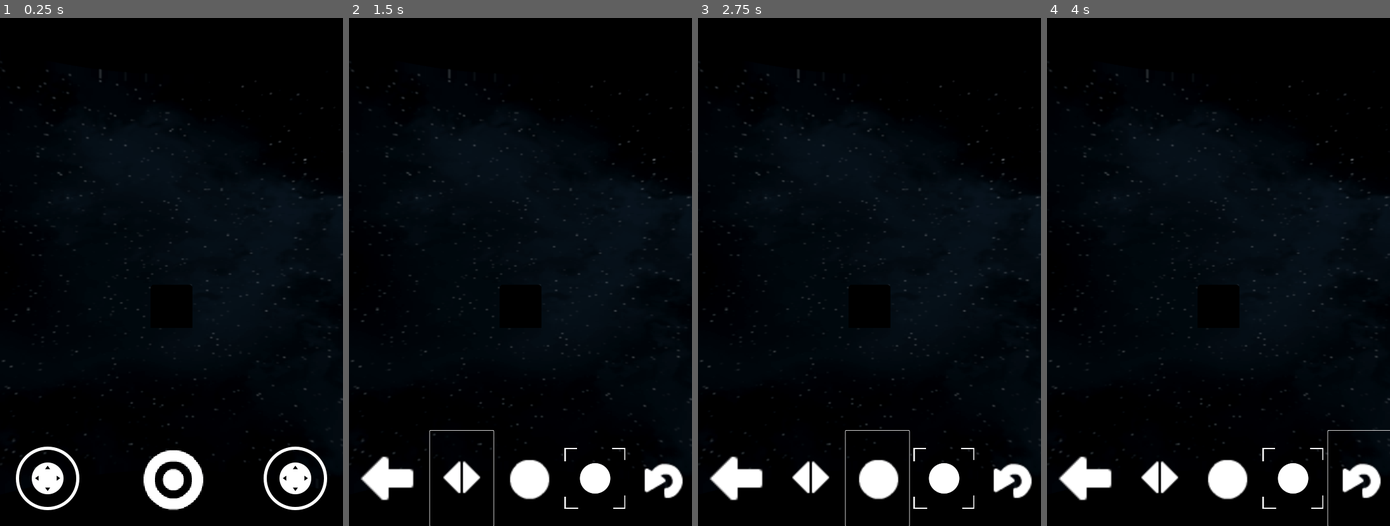
Above: before the commit, frames 1-4 (left to right).
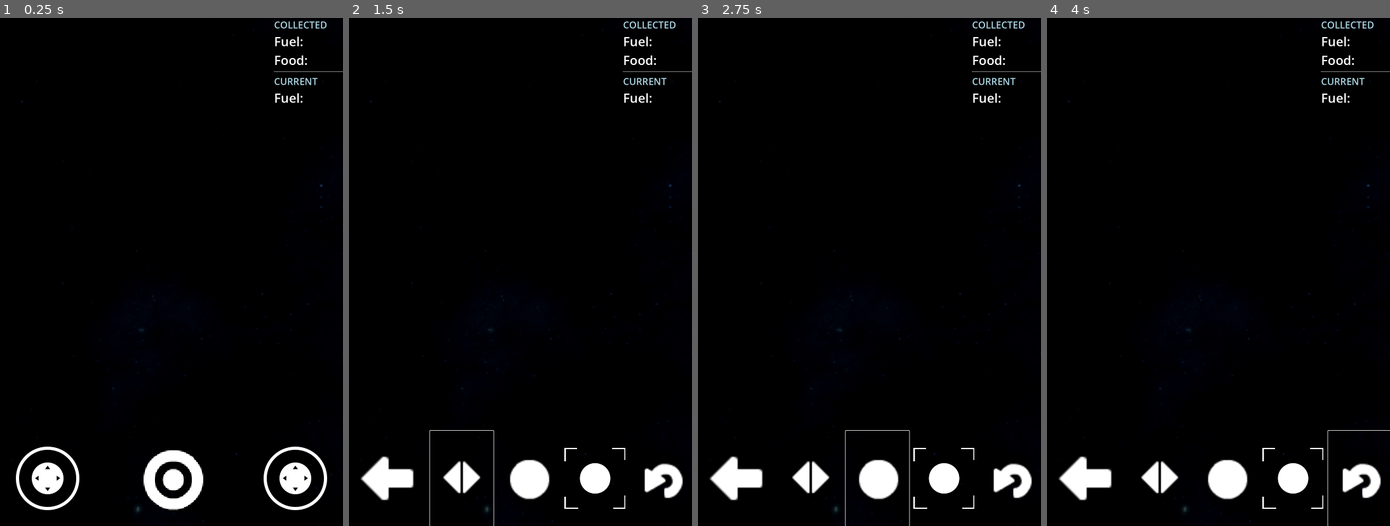
Above: after the commit, the same moments.

Repository: francosorbello/the-deep-end
Game: Godot game, scene res://main.tscn
The game is run twice, just before and just after one commit, with the same random seed, the same clock (stepped at 60 frames per second) and the same inputs.
Inputs (mouse positions are in pixels of both pictures, inside the frame that each line leads up to):
- Up to frame 1 (0.25 s): no input
- Up to frame 2 (1.5 s): click (520, 480) at 0.5 s; click (462, 480) at 1.25 s
- Up to frame 3 (2.75 s): click (876, 480) at 2 s
- Up to frame 4 (4 s): click (1293, 480) at 2.75 s; click (1359, 480) at 3.5 s

The runs differ from the first frame. In frame 1, 3.4% of the frame differs, in the area x 0-100%, y 0-100%; in frame 2, 3.4%; in frame 3, 3.4%; in frame 4, 3.4%.
Error before the commit: Invalid operands 'Vector3' and 'float' in operator '+'. (res://player/states/move_state.gd:16)

Commit message:
multiple changes
- Added rigid body player
- added rock models
- added fuel and food to ui

Diff:
--- /dev/null
+++ b/interactable/interactable.gd
@@ -0,0 +1,9 @@
+extends Node
+
+func _ready() -> void:
+    add_to_group("interactable")
+    if not get_parent().has_method("interact"):
+        printerr("Interactable node must have an 'interact' method.")
+
+    if not get_parent().has_method("can_interact"):
+        printerr("Interactable node must have a 'can_interact' method.")
--- a/main.tscn
+++ b/main.tscn
@@ -1,11 +1,11 @@
 [gd_scene load_steps=7 format=3 uid="uid://6dfaax6b46w2"]
 
-[ext_resource type="Texture2D" uid="uid://cneq0phgrphf1" path="res://assets/skybox/cubemap.png" id="1_5tgkr"]
-[ext_resource type="PackedScene" uid="uid://fimeq6fhmxo6" path="res://player/player.tscn" id="2_8ivh7"]
+[ext_resource type="PackedScene" uid="uid://bpr7iidbnil28" path="res://player/rigid_player.tscn" id="1_06qhk"]
+[ext_resource type="Texture2D" uid="uid://cg4siv1tj7ay0" path="res://assets/panorama2.png" id="2_nyyny"]
 [ext_resource type="PackedScene" uid="uid://bjkgawg84pykg" path="res://ui/game_ui.tscn" id="3_swbsb"]
 
 [sub_resource type="PanoramaSkyMaterial" id="PanoramaSkyMaterial_aw77y"]
-panorama = ExtResource("1_5tgkr")
+panorama = ExtResource("2_nyyny")
 
 [sub_resource type="Sky" id="Sky_161e1"]
 sky_material = SubResource("PanoramaSkyMaterial_aw77y")
@@ -16,15 +16,18 @@
 
 [node name="main" type="Node3D"]
 
+[node name="RigidPlayer" parent="." node_paths=PackedStringArray("game_ui") instance=ExtResource("1_06qhk")]
+transform = Transform3D(1, 0, 0, 0, 1, 0, 0, 0, 1, 0, 0.509233, -1.42704)
+game_ui = NodePath("../GameUI")
+
+[node name="SpotLight3D" type="SpotLight3D" parent="RigidPlayer"]
+spot_range = 7.39707
+spot_angle = 30.8074
+
 [node name="WorldEnvironment" type="WorldEnvironment" parent="."]
 environment = SubResource("Environment_y0yi2")
 
-[node name="Player" parent="." node_paths=PackedStringArray("game_ui") instance=ExtResource("2_8ivh7")]
-game_ui = NodePath("../GameUI")
-
-[node name="Camera3D" type="Camera3D" parent="Player"]
-
 [node name="GameUI" parent="." instance=ExtResource("3_swbsb")]
 
-[node name="CSGBox3D" type="CSGBox3D" parent="."]
-transform = Transform3D(1, 0, 0, 0, 1, 0, 0, 0, 1, 0, 0, -8.46132)
+[node name="DirectionalLight3D" type="DirectionalLight3D" parent="."]
+transform = Transform3D(1, 0, 0, 0, 0.858566, 0.512702, 0, -0.512702, 0.858566, 0, 4.91951, 0)
--- /dev/null
+++ b/player/rigid_player.gd
@@ -0,0 +1,22 @@
+extends RigidBody3D
+var move_vector
+@export var speed : float = 5
+@export var game_ui : GameUI
+
+var rotate_joystick : VirtualJoystick
+
+func _ready() -> void:
+    $PlayerCamera.in_use = true
+    rotate_joystick = game_ui.get_rotate_joystick()
+
+func _process(_delta: float) -> void:
+    move_vector = Input.get_vector("ui_left", "ui_right", "ui_up", "ui_down")
+    var direction = ($PlayerCamera.transform.basis * Vector3(move_vector.x, 0, move_vector.y)).normalized()
+    if direction:
+        apply_force(Vector3(direction.x, 0, direction.z) * 5)
+
+    if Input.is_action_pressed("stop"):
+        apply_force(-linear_velocity * speed)
+
+    if rotate_joystick and rotate_joystick.is_pressed:
+        $PlayerCamera.rotate_y(-Vector2.RIGHT.dot(rotate_joystick.output) * _delta)
--- /dev/null
+++ b/player/rigid_player.tscn
@@ -0,0 +1,23 @@
+[gd_scene load_steps=5 format=3 uid="uid://bpr7iidbnil28"]
+
+[ext_resource type="Script" path="res://player/rigid_player.gd" id="1_ytnmq"]
+[ext_resource type="Script" path="res://player/player_camera.gd" id="2_i1rhi"]
+
+[sub_resource type="CapsuleShape3D" id="CapsuleShape3D_evud0"]
+
+[sub_resource type="SphereShape3D" id="SphereShape3D_t1lve"]
+radius = 3.74543
+
+[node name="RigidPlayer" type="RigidBody3D"]
+script = ExtResource("1_ytnmq")
+
+[node name="CollisionShape3D" type="CollisionShape3D" parent="."]
+shape = SubResource("CapsuleShape3D_evud0")
+
+[node name="PlayerCamera" type="Camera3D" parent="."]
+script = ExtResource("2_i1rhi")
+
+[node name="Area3D" type="Area3D" parent="."]
+
+[node name="CollisionShape3D" type="CollisionShape3D" parent="Area3D"]
+shape = SubResource("SphereShape3D_t1lve")
--- a/project.godot
+++ b/project.godot
@@ -29,9 +29,21 @@
 
 enabled=PackedStringArray("res://addons/anthonyec.camera_preview/plugin.cfg", "res://addons/ftr_tools/plugin.cfg", "res://addons/virtual_joystick/plugin.cfg")
 
+[input]
+
+stop={
+"deadzone": 0.5,
+"events": [Object(InputEventKey,"resource_local_to_scene":false,"resource_name":"","device":-1,"window_id":0,"alt_pressed":false,"shift_pressed":false,"ctrl_pressed":false,"meta_pressed":false,"pressed":false,"keycode":0,"physical_keycode":32,"key_label":0,"unicode":32,"location":0,"echo":false,"script":null)
+]
+}
+
 [input_devices]
 
 pointing/emulate_touch_from_mouse=true
+
+[physics]
+
+3d/default_gravity=0.0
 
 [rendering]
 
--- /dev/null
+++ b/spaceship/spaceship_data.gd
@@ -0,0 +1,5 @@
+extends Resource
+class_name SpaceshipData
+
+@export var fuel_required : float = 1000
+@export var food_required : float = 1000
--- a/ui/game_ui.tscn
+++ b/ui/game_ui.tscn
@@ -1,8 +1,9 @@
-[gd_scene load_steps=10 format=3 uid="uid://bjkgawg84pykg"]
+[gd_scene load_steps=11 format=3 uid="uid://bjkgawg84pykg"]
 
 [ext_resource type="PackedScene" uid="uid://dmr0fcamx7t56" path="res://addons/virtual_joystick/virtual_joystick_scene.tscn" id="1_1ceqg"]
 [ext_resource type="Script" path="res://ui/game_ui.gd" id="1_jkh7s"]
 [ext_resource type="PackedScene" uid="uid://ctl5bt8juinnq" path="res://ui/global_event_button.tscn" id="1_yrv52"]
+[ext_resource type="PackedScene" uid="uid://bvhm4flqxhlho" path="res://ui/resource_ui.tscn" id="2_2jvwp"]
 [ext_resource type="Texture2D" uid="uid://cpti3c1q6nhpc" path="res://assets/icons/target.png" id="2_wiw33"]
 [ext_resource type="PackedScene" uid="uid://bc6jcxd0jhtlk" path="res://ui/camera_type_button.tscn" id="5_44c6v"]
 [ext_resource type="Texture2D" uid="uid://dxvl2yqvg1lc" path="res://assets/icons/arrowLeft.png" id="5_bxnir"]
@@ -18,6 +19,9 @@
 grow_horizontal = 2
 grow_vertical = 2
 script = ExtResource("1_jkh7s")
+
+[node name="ResourceUI" parent="." instance=ExtResource("2_2jvwp")]
+layout_mode = 1
 
 [node name="MoveUI" type="Control" parent="."]
 layout_mode = 1
--- /dev/null
+++ b/ui/resource_ui.gd
@@ -0,0 +1,10 @@
+extends Control
+
+func update_fuel(value : float):
+    $Container/Fuel/Value.text = str(value)
+
+func update_food(value : float):
+    $Container/Food/Value.text = str(value)
+
+func update_current_fuel(value : float):
+    $Container/CurrentFuel/Value.text = str(value)
--- /dev/null
+++ b/ui/resource_ui.tscn
@@ -0,0 +1,88 @@
+[gd_scene load_steps=2 format=3 uid="uid://bvhm4flqxhlho"]
+
+[ext_resource type="Script" path="res://ui/resource_ui.gd" id="1_2ghv3"]
+
+[node name="ResourceUI" type="Control"]
+layout_mode = 3
+anchors_preset = 15
+anchor_right = 1.0
+anchor_bottom = 1.0
+grow_horizontal = 2
+grow_vertical = 2
+script = ExtResource("1_2ghv3")
+
+[node name="Container" type="VBoxContainer" parent="."]
+layout_mode = 1
+anchors_preset = -1
+anchor_left = 0.8
+anchor_right = 1.0
+anchor_bottom = 1.0
+offset_left = -1.0
+grow_horizontal = 0
+grow_vertical = 2
+
+[node name="CollectedLabel" type="RichTextLabel" parent="Container"]
+layout_mode = 2
+theme_override_font_sizes/normal_font_size = 30
+bbcode_enabled = true
+text = "[color=lightblue]COLLECTED[/color]"
+fit_content = true
+
+[node name="Fuel" type="HBoxContainer" parent="Container"]
+layout_mode = 2
+
+[node name="Label" type="RichTextLabel" parent="Container/Fuel"]
+custom_minimum_size = Vector2(100, 0)
+layout_mode = 2
+theme_override_font_sizes/normal_font_size = 40
+text = "Fuel:"
+fit_content = true
+
+[node name="Value" type="RichTextLabel" parent="Container/Fuel"]
+custom_minimum_size = Vector2(100, 0)
+layout_mode = 2
+theme_override_font_sizes/normal_font_size = 40
+fit_content = true
+
+[node name="Food" type="HBoxContainer" parent="Container"]
+layout_mode = 2
+
+[node name="Label" type="RichTextLabel" parent="Container/Food"]
+custom_minimum_size = Vector2(110, 0)
+layout_mode = 2
+theme_override_font_sizes/normal_font_size = 40
+text = "Food:"
+fit_content = true
+
+[node name="Value" type="RichTextLabel" parent="Container/Food"]
+custom_minimum_size = Vector2(100, 0)
+layout_mode = 2
+theme_override_font_sizes/normal_font_size = 40
+fit_content = true
+
+[node name="HSeparator" type="HSeparator" parent="Container"]
+layout_mode = 2
+theme_override_constants/separation = 10
+
+[node name="CurrentLabel" type="RichTextLabel" parent="Container"]
+layout_mode = 2
+theme_override_font_sizes/normal_font_size = 30
+bbcode_enabled = true
+text = "[color=lightblue]CURRENT[/color]"
+fit_content = true
+
+[node name="CurrentFuel" type="HBoxContainer" parent="Container"]
+layout_mode = 2
+
+[node name="Label" type="RichTextLabel" parent="Container/CurrentFuel"]
+custom_minimum_size = Vector2(100, 0)
+layout_mode = 2
+theme_override_font_sizes/normal_font_size = 40
+text = "Fuel:"
+fit_content = true
+
+[node name="Value" type="RichTextLabel" parent="Container/CurrentFuel"]
+custom_minimum_size = Vector2(100, 0)
+layout_mode = 2
+theme_override_font_sizes/normal_font_size = 40
+fit_content = true
--- /dev/null
+++ b/utils/debugger.gd
@@ -0,0 +1,4 @@
+extends Control
+
+func log(msg : String) -> void:
+    $RichTextLabel.text = msg
--- /dev/null
+++ b/utils/debugger.tscn
@@ -0,0 +1,22 @@
+[gd_scene load_steps=2 format=3 uid="uid://b6x2pt6fhjhqg"]
+
+[ext_resource type="Script" path="res://utils/debugger.gd" id="1_k1pvk"]
+
+[node name="Debugger" type="Control"]
+layout_mode = 3
+anchors_preset = 15
+anchor_right = 1.0
+anchor_bottom = 1.0
+grow_horizontal = 2
+grow_vertical = 2
+mouse_filter = 2
+script = ExtResource("1_k1pvk")
+
+[node name="RichTextLabel" type="RichTextLabel" parent="."]
+layout_mode = 1
+anchors_preset = 10
+anchor_right = 1.0
+grow_horizontal = 2
+mouse_filter = 2
+theme_override_font_sizes/normal_font_size = 50
+fit_content = true
Binary file added: assets/panorama2.png
Not shown, added: assets/panorama2.png.import
Binary file added: assets/panorama_image.png
Not shown, added: assets/panorama_image.png.import
Not shown, added: assets/rocks/rock_c_01.obj
Not shown, added: assets/rocks/rock_c_01.obj.import
Not shown, added: assets/rocks/rock_d_01.obj
Not shown, added: assets/rocks/rock_d_01.obj.import
Not shown, added: assets/rocks/rock_d_01_normal.tga.import
Not shown, added: assets/rocks/rock_d_02.obj
Not shown, added: assets/rocks/rock_d_02.obj.import
Not shown, added: assets/rocks/rock_d_02_normal.tga.import
(and 15 more such lines)
